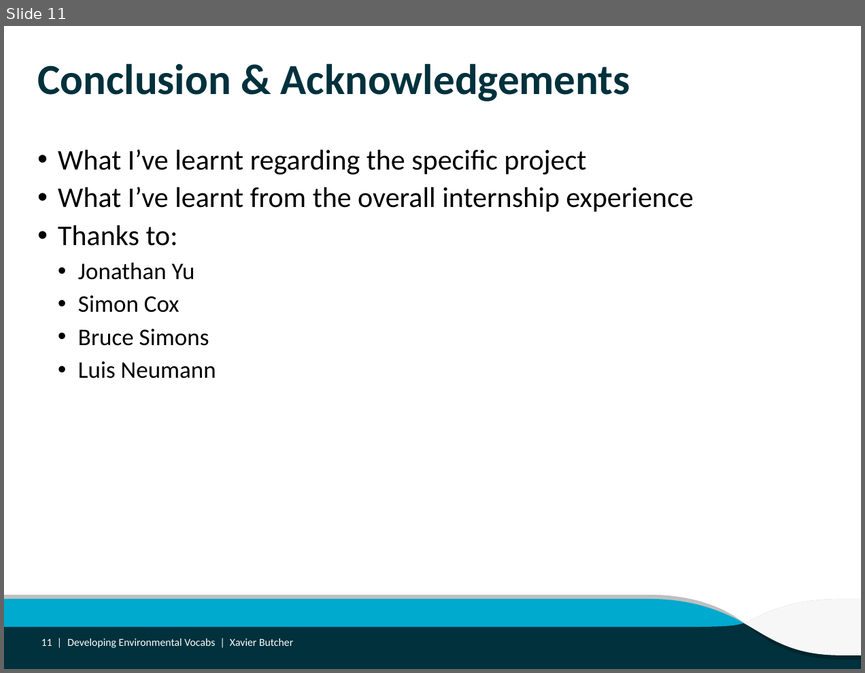
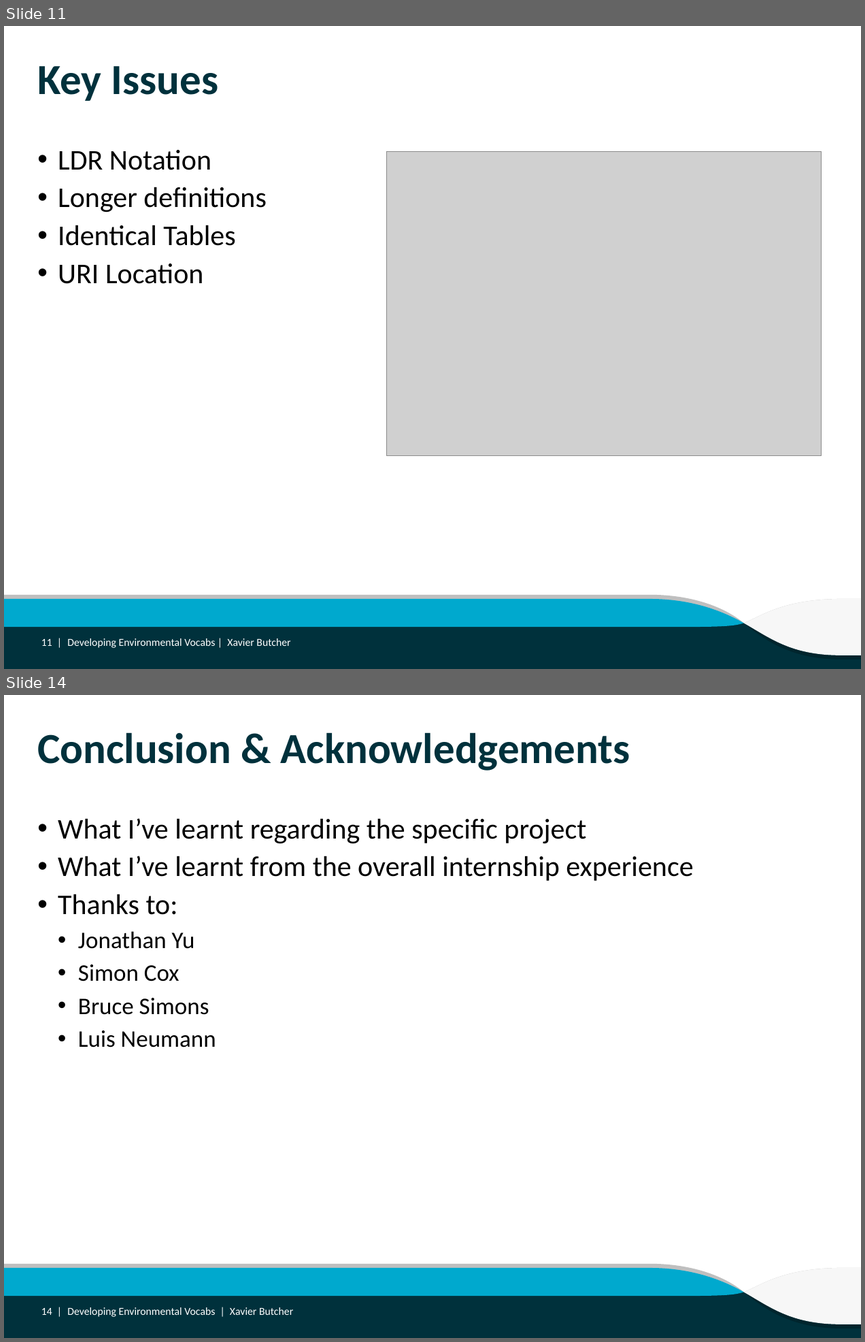
Before and after one commit to ANZSoilData/def-au-asls-substrate, a slide deck: Reports/Developing Environmental Vocabs.pptx. Shown one above the other, each under a label of ours: slide 11 before the commit, slides 11 and 14 after it; the slides between them are not shown. The pictures are 865x673 and 865x1342 pixels, drawn with LibreOffice and Linux fonts; fonts in the diff are those of the drawing; grey boxes stand for pictures; background and template pictures are left out. Boxes give left, top, right and bottom in pixels: in the first picture for what was removed or moved away, otherwise in the second. Text is boxed around its words. In the diff, an @@ line names an element or a change of style, - is before the commit and + after.

```diff
--- a/Reports/Developing Environmental Vocabs.pptx
+++ b/Reports/Developing Environmental Vocabs.pptx
@@ slide 11 added at box(4, 26, 861, 669), background #FFFFFF; not listed: 5 template elements that a slide beside it also shows @@
@@ title added at box(37, 66, 218, 101), 36 pt, text #00313C, bold @@
+Key Issues
@@ text added at box(58, 150, 266, 284), 24 pt, text #000000 @@
+• LDR Notation
+• Longer definitions
+• Identical Tables
+• URI Location
@@ picture added at box(387, 152, 821, 455) @@
@@ page number added at box(41, 639, 52, 645), 9 pt, text #FFFFFF @@
+11 |
@@ text added at box(67, 638, 290, 648), 9 pt, text #FFFFFF @@
+Developing Environmental Vocabs | Xavier Butcher
@@ what was slide 11 is now slide 14 @@
@@ page number at box(41, 1308, 52, 1314): text changed @@
-11 |
+14 |
```
Also in this commit, not shown: 1 slide changed, 2 other slides added, 3 other files.
